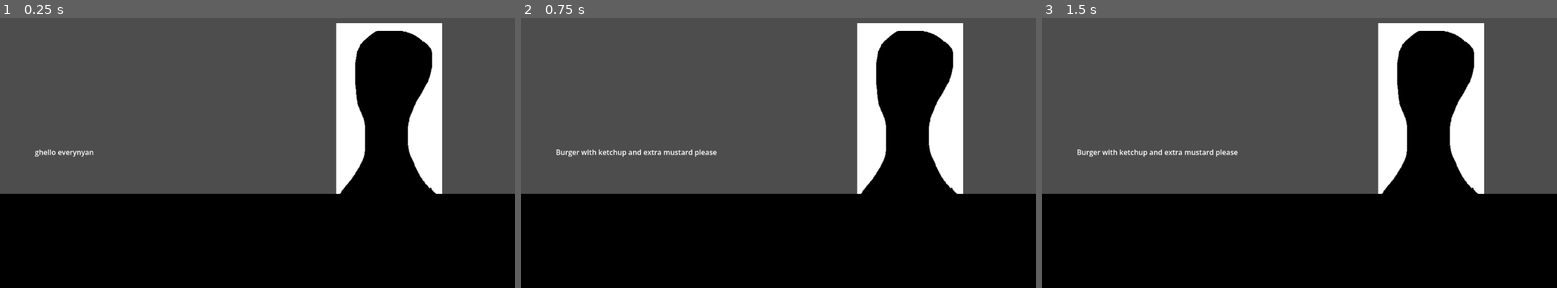
Above: before the commit, frames 1-3 (left to right).
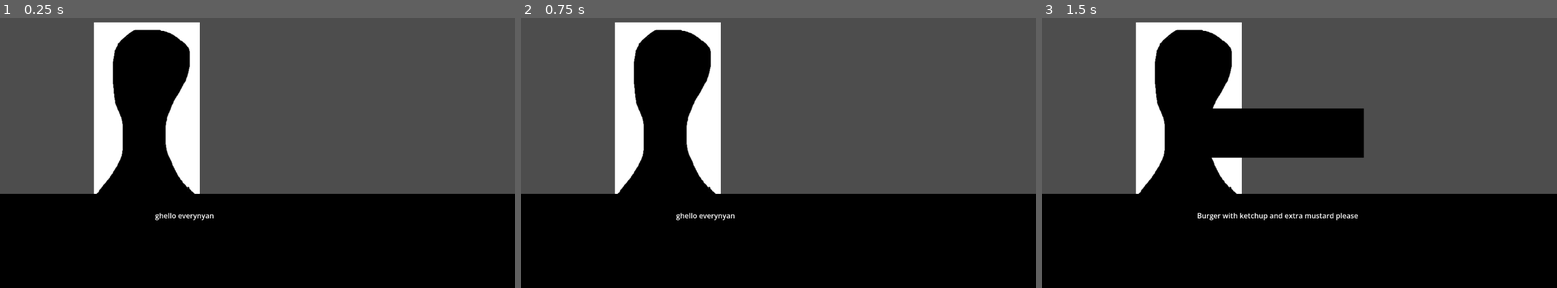
Above: after the commit, the same moments.

Repository: ZiyadAziz/Strange-Tavern
Game: Godot game, scene res://scenes/game.tscn
Two runs of this game, one before a commit and one after it. Both use one fixed random seed, a clock stepped at 60 frames per second and the inputs below.
Inputs (mouse positions are in pixels of both pictures, inside the frame that each line leads up to):
- Up to frame 1 (0.25 s): no input
- Up to frame 2 (0.75 s): tap Enter at 0.5 s; move the mouse to (912, 109) at 0.52 s; click (912, 109) at 0.67 s
- Up to frame 3 (1.5 s): tap Space at 1.25 s; move the mouse to (1196, 158) at 1.27 s; click (1196, 158) at 1.42 s

The runs differ from the first frame. In frame 1, 26% of the frame differs, in the area x 6-86%, y 1-75%; in frame 2, 26%; in frame 3, 31%.

Commit message:
Order scene created

Diff:
--- a/scenes/game.tscn
+++ b/scenes/game.tscn
@@ -11,10 +11,10 @@
 
 [node name="CustomerDialogue" type="Label" parent="GameManager" unique_id=1269525547]
 z_index = 2
-offset_left = -498.0
-offset_top = 8.0
-offset_right = -144.0
-offset_bottom = 165.0
+offset_left = -229.0
+offset_top = 150.0
+offset_right = 125.0
+offset_bottom = 307.0
 text = "ghello everynyan"
 
 [node name="Camera2D" type="Camera2D" parent="." unique_id=267170569]
@@ -27,4 +27,4 @@
 texture = ExtResource("1_uwrxv")
 
 [node name="Test_Customer" parent="." unique_id=1121484241 instance=ExtResource("2_yqjtg")]
-position = Vector2(295, -76)
+position = Vector2(-247, -78)
--- /dev/null
+++ b/scenes/test_order.tscn
@@ -0,0 +1,14 @@
+[gd_scene format=3 uid="uid://d07r4br1qh20t"]
+
+[ext_resource type="Texture2D" uid="uid://c55gjbsebqr31" path="res://assets/prototypeCountertop.png" id="1_0ebpe"]
+[ext_resource type="Script" uid="uid://cbt4rrkemg6x5" path="res://scripts/test_order.gd" id="1_y3xmc"]
+
+[node name="Test_Order" type="Button" unique_id=1390609382]
+offset_right = 391.0
+offset_bottom = 107.0
+script = ExtResource("1_y3xmc")
+
+[node name="Sprite2D" type="Sprite2D" parent="." unique_id=696789315]
+position = Vector2(195.5, 55)
+scale = Vector2(0.22253841, 0.21526419)
+texture = ExtResource("1_0ebpe")
--- a/scripts/test_customer.gd
+++ b/scripts/test_customer.gd
@@ -1,6 +1,9 @@
 extends Area2D
 
 @onready var game_manager = get_node("/root/Game/GameManager")
+
+# Preload the order scene
+const OrderScene = preload("res://scenes/test_order.tscn")
 
 #These dont need to be edited
 var dialogue := "Burger with ketchup and extra mustard please"
@@ -15,10 +18,18 @@
 func _input_event(viewport: Viewport, event: InputEvent, shape_idx: int) -> void:
 	if event is InputEventMouseButton and event.button_index == MOUSE_BUTTON_LEFT and event.is_pressed():
 		game_manager.update_dialogue(dialogue)
-		print("Sprite Clicked!")
-		print(dialogue)
-		print(order)
+		print("hello")
 
 		if !order_taken:
-			#need to figure out how to instantiate the order
-			pass
+			instantiate_order()
+			order_taken = true
+
+func instantiate_order():
+	var new_order = OrderScene.instantiate()
+
+	# Pass the order data to the order scene
+	new_order.setup(order)
+
+	# Add it to the scene tree, not sure what should be adding it, doing the customer themselves so that the order can queuefree the customer
+	#game_manager.add_child(new_order)
+	self.add_child(new_order)
--- /dev/null
+++ b/scripts/test_order.gd
@@ -0,0 +1,11 @@
+extends Control
+
+var order_data := []
+
+func setup(data):
+	order_data = data
+	print("Order received: ", order_data)
+
+func _gui_input(event: InputEvent) -> void:
+	if event is InputEventMouseButton and event.button_index == MOUSE_BUTTON_LEFT and event.pressed:
+		print(order_data)
Not shown, added: scripts/test_order.gd.uid
